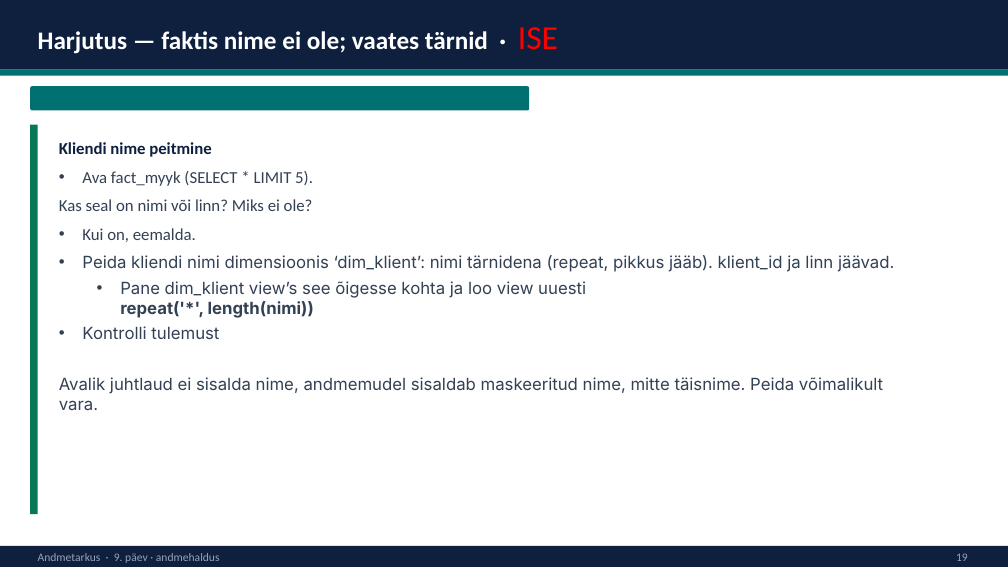
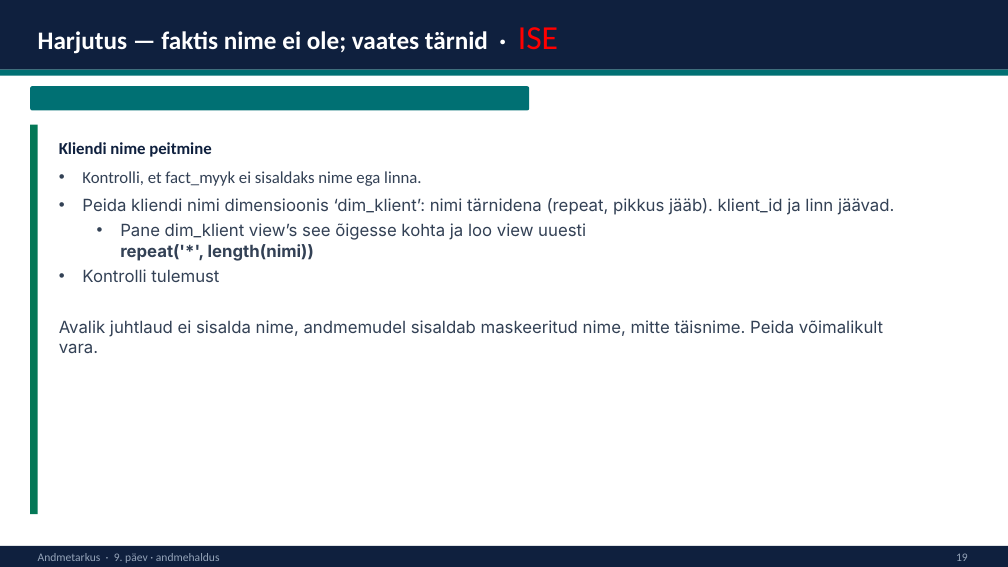
Before and after one commit to emilieabel/andmetarkus, a slide deck: slide 22 of Materjalid/Day10 Andmekaitse/10-paev-andmetarkus-esitlus.pptx. Drawn at 1008x567 pixels with LibreOffice and Linux fonts; fonts in the diff are those of the drawing. Boxes give left, top, right and bottom in pixels: in the first picture for what was removed or moved away, otherwise in the second. Text is boxed around its words. In the diff, an @@ line names an element or a change of style, - is before the commit and + after.

```diff
--- a/Materjalid/Day10 Andmekaitse/10-paev-andmetarkus-esitlus.pptx
+++ b/Materjalid/Day10 Andmekaitse/10-paev-andmetarkus-esitlus.pptx
@@ text at [82,171,422,186]: text changed @@
-• Ava fact_myyk (SELECT * LIMIT 5).
-Kas seal on nimi või linn? Miks ei ole?
-• Kui on, eemalda.
+• Kontrolli, et fact_myyk ei sisaldaks nime ega linna.
```
Also in this commit, not shown: 12 other slides changed, 1 slide added, 1 slide removed, 1 other file.
